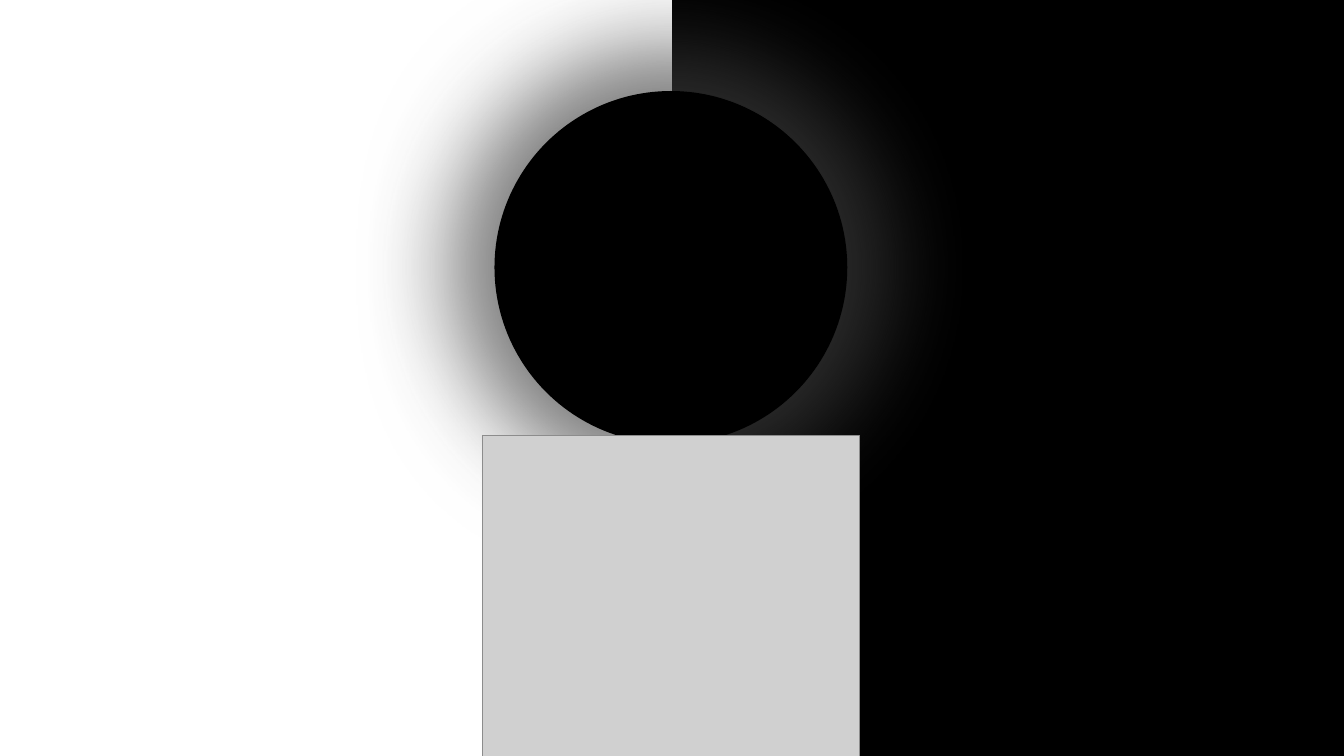
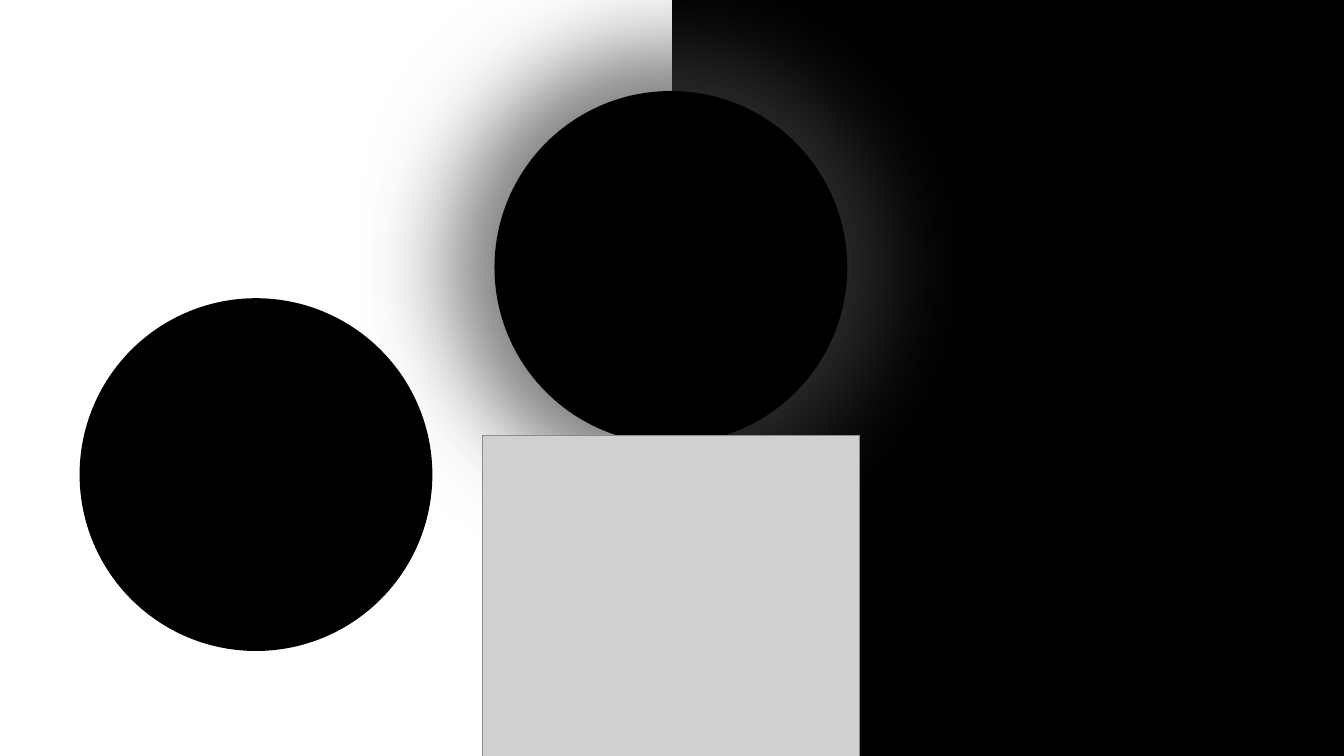
Before and after one commit to facioquo/facioquo.com, a slide deck: slide 1 of .offline/sphere.pptx. Drawn at 1344x756 pixels with LibreOffice and Linux fonts; fonts in the diff are those of the drawing; grey boxes stand for pictures. Boxes give left, top, right and bottom in pixels: in the first picture for what was removed or moved away, otherwise in the second. Text is boxed around its words. In the diff, an @@ line names an element or a change of style, - is before the commit and + after.

```diff
--- a/.offline/sphere.pptx
+++ b/.offline/sphere.pptx
@@ ellipse added at (80, 298, 433, 651), fill #000000 @@
```
Also in this commit, not shown: 28 other files.
